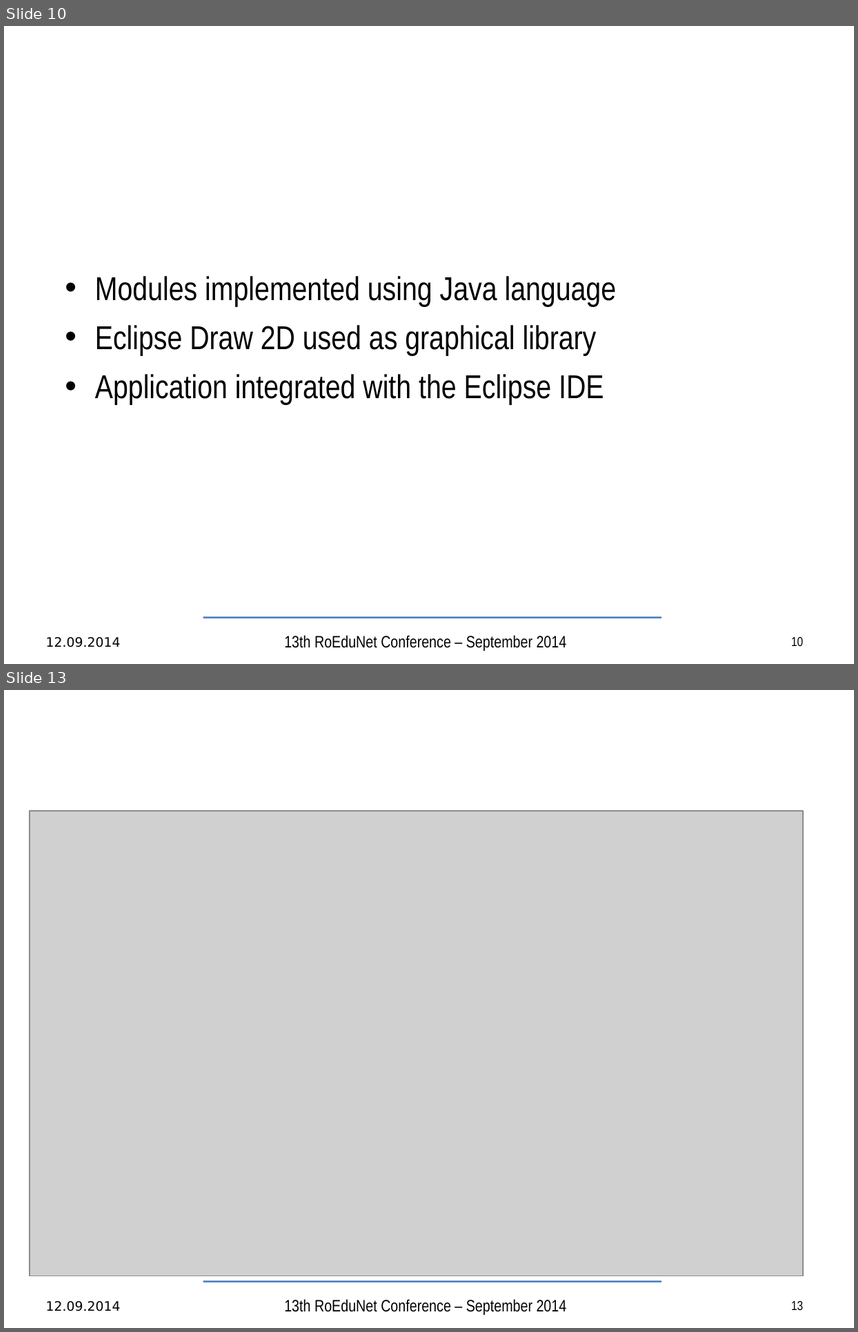
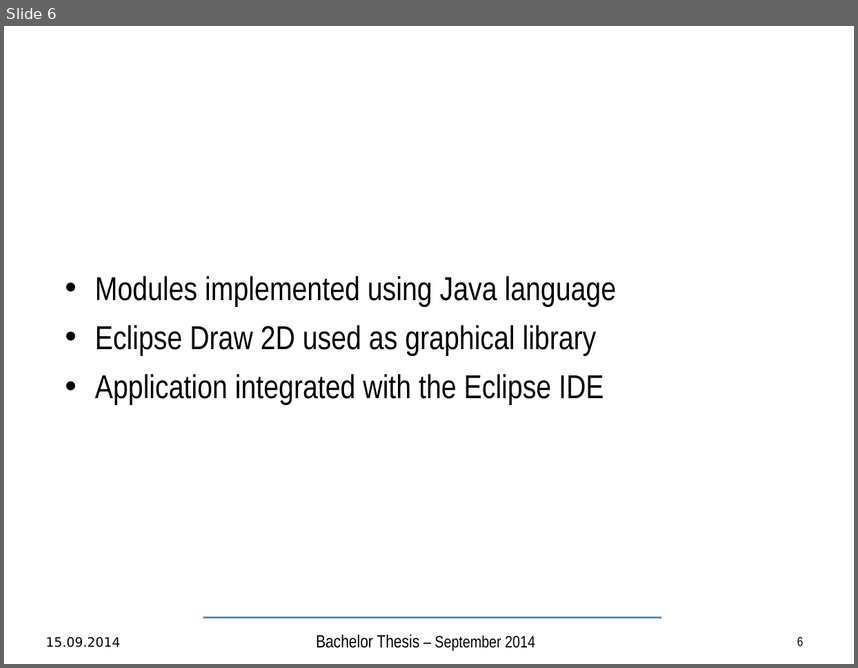
Before and after one commit to TudorVisan/Diploma, a slide deck: andrei.musat/prez/articol/bachelor-slides-en.odp. Shown one above the other, each under a label of ours: slides 10 and 13 before the commit, slide 6 after it; the slides between them are not shown. The pictures are 858x1332 and 858x668 pixels, drawn with LibreOffice and Linux fonts; fonts in the diff are those of the drawing; grey boxes stand for pictures; background and template pictures are left out. Boxes give left, top, right and bottom in pixels: in the first picture for what was removed or moved away, otherwise in the second. Text is boxed around its words. In the diff, an @@ line names an element or a change of style, - is before the commit and + after.

```diff
--- a/andrei.musat/prez/articol/bachelor-slides-en.odp
+++ b/andrei.musat/prez/articol/bachelor-slides-en.odp
@@ slide 13 removed at (4, 690, 854, 1328), background #FFFFFF; not listed: 1 template element that a slide beside it also shows @@
@@ title removed at (47, 716, 811, 822) @@
-Benchmark – Large Graphs
@@ picture removed at (30, 811, 803, 1276) @@
@@ text removed at (46, 1301, 121, 1311) @@
-12.09.2014
@@ text removed at (284, 1299, 567, 1314) @@
-13th RoEduNet Conference – September 2014
@@ page number removed at (791, 1301, 803, 1310) @@
-13
@@ what was slide 10 is now slide 6 @@
@@ slide 6 changed as well @@
@@ text at (46, 637, 121, 647): text changed @@
-12.09.2014
+15.09.2014
@@ text at (316, 634, 535, 650): text changed; size 14 to 15 pt @@
-13th RoEduNet Conference – September 2014
+Bachelor Thesis – September 2014
@@ page number at (797, 637, 804, 646): text changed @@
-10
+6
```
Also in this commit, not shown: 12 other slides changed, 3 other slides removed, 1 other file.
